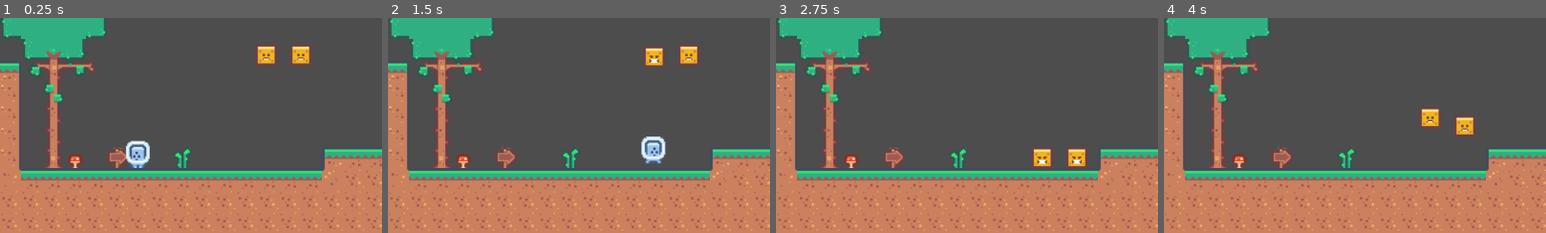
Above: before the commit, frames 1-4 (left to right).
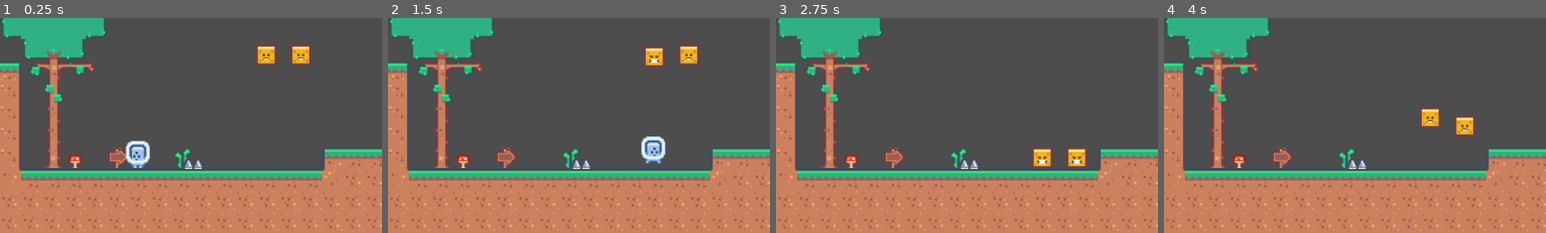
Above: after the commit, the same moments.

Repository: Ranpu123/JumpQuest
Game: Godot game, scene res://Wold0.tscn
The game is run twice, just before and just after one commit, with the same random seed, the same clock (stepped at 60 frames per second) and the same inputs.
Inputs:
- Up to frame 1 (0.25 s): no input
- Up to frame 2 (1.5 s): hold Right (move_right) from 0.53 s (still down); tap Up (move_jump) at 0.77 s
- Up to frame 3 (2.75 s): tap Up (move_jump) at 1.52 s; release Right (move_right) at 2.03 s; hold Left (move_left) from 2.03 s (still down)
- Up to frame 4 (4 s): release Left (move_left) at 2.78 s; hold Right (move_right) from 2.78 s (still down); tap Up (move_jump) at 3.02, 3.77 s
The pictures show only the part of the screen within x 0-50%, y 50-100%; the shares and areas given below are measured in that part.

The runs differ from the first frame. In frame 1, 0.2% of the frame differs, in the area x 48-53%, y 65-71%; in frame 2, 0.2%; in frame 3, 0.2%; in frame 4, 0.2%.

Commit message:
fixed checkpoint and added spikes

Diff:
--- a/Checkpoint.gd
+++ b/Checkpoint.gd
@@ -1,12 +1,15 @@
 extends Area2D
 
 @onready var is_active = false
+@export var prioridade = 0
 
 func _ready():
 	$AnimatedSprite2D.play("indle")
 
 func _on_body_entered(body):
 	if body.is_in_group("player") and !is_active:
-		body.last_checkpoint = self.position
+		if(prioridade > body.last_prioridade):
+			body.last_checkpoint = self.position
+			body.last_prioridade = prioridade
 		is_active = true
 		$AnimatedSprite2D.play("active")
--- a/Player.gd
+++ b/Player.gd
@@ -4,6 +4,7 @@
 
 @onready var animation = $AnimatedSprite2D
 @onready var last_checkpoint = self.position
+@onready var last_prioridade = 0
 
 const MAX_SPEED = 250.0
 const ACCELERATION = 20.0
--- /dev/null
+++ b/Spike.tscn
@@ -0,0 +1,15 @@
+[gd_scene load_steps=3 format=3 uid="uid://cjj6loh6adn8n"]
+
+[ext_resource type="Texture2D" uid="uid://cumn8xwqrlr7j" path="res://Assets/Objects/Thorn.png" id="1_6xap8"]
+
+[sub_resource type="RectangleShape2D" id="RectangleShape2D_4klye"]
+size = Vector2(18, 9)
+
+[node name="CharacterBody2D" type="CharacterBody2D" groups=["spikes"]]
+
+[node name="Sprite2D" type="Sprite2D" parent="."]
+texture = ExtResource("1_6xap8")
+
+[node name="CollisionShape2D" type="CollisionShape2D" parent="."]
+position = Vector2(0, 4.5)
+shape = SubResource("RectangleShape2D_4klye")
--- a/Wold0.tscn
+++ b/Wold0.tscn
@@ -7,6 +7,7 @@
 [ext_resource type="PackedScene" uid="uid://cq7noseo3icbg" path="res://Enemy2.tscn" id="5_17fy7"]
 [ext_resource type="PackedScene" uid="uid://b4uomyne6nlwl" path="res://debug_platform.tscn" id="6_o4xo5"]
 [ext_resource type="Script" path="res://Camera.gd" id="7_4h55h"]
+[ext_resource type="PackedScene" uid="uid://cjj6loh6adn8n" path="res://Spike.tscn" id="8_oyfls"]
 
 [sub_resource type="TileSetAtlasSource" id="TileSetAtlasSource_7lrt2"]
 texture = ExtResource("1_nkli1")
@@ -621,10 +622,12 @@
 position = Vector2(1048, 382)
 scale = Vector2(2, 2)
 priority = -1
+prioridade = 1
 
 [node name="Checkpoint2" parent="." instance=ExtResource("4_fujl3")]
 position = Vector2(1230, 166)
 scale = Vector2(2, 2)
+prioridade = 2
 
 [node name="Mob" parent="." instance=ExtResource("3_hco1d")]
 position = Vector2(793, 446)
@@ -650,3 +653,7 @@
 
 [node name="Mob2" parent="." instance=ExtResource("3_hco1d")]
 position = Vector2(793, 21)
+
+[node name="Sprite2D" parent="." instance=ExtResource("8_oyfls")]
+position = Vector2(324, 595)
+scale = Vector2(2, 2)
Not shown: 1 places in Wold0.tscn that only renumber resources
